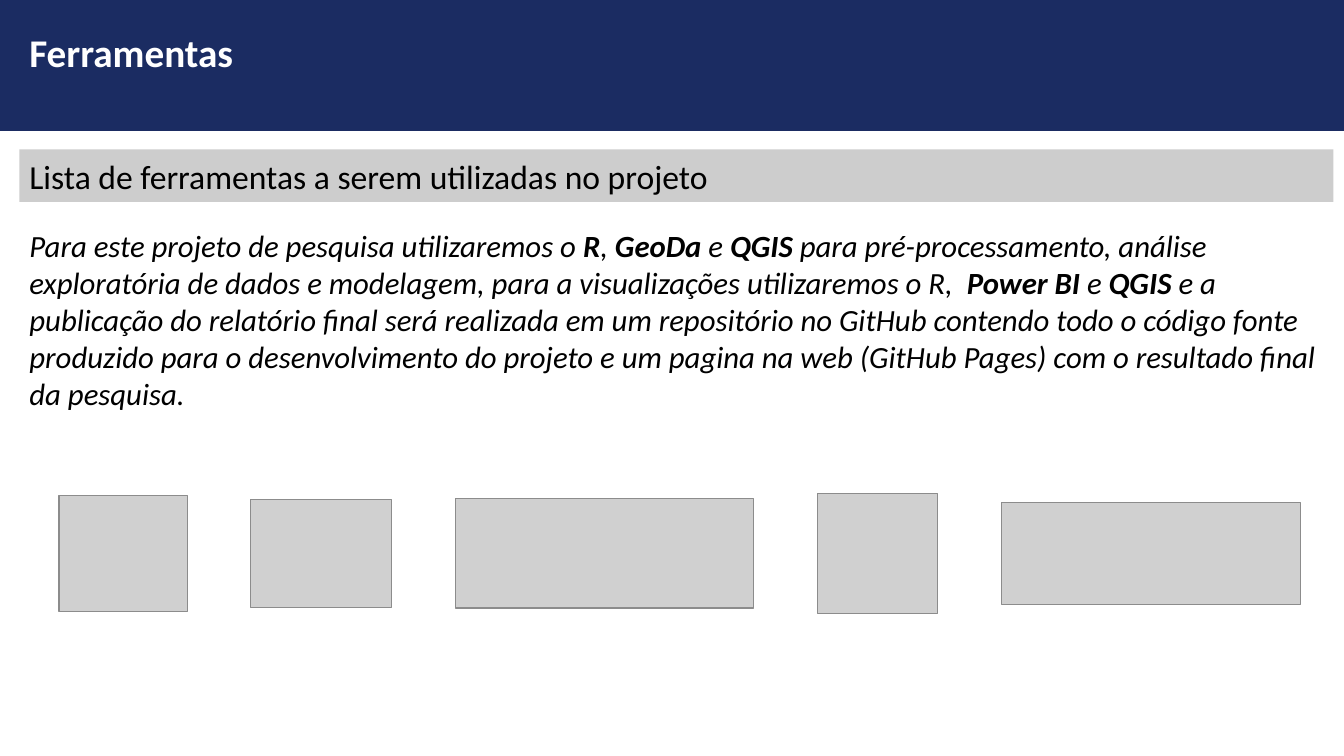
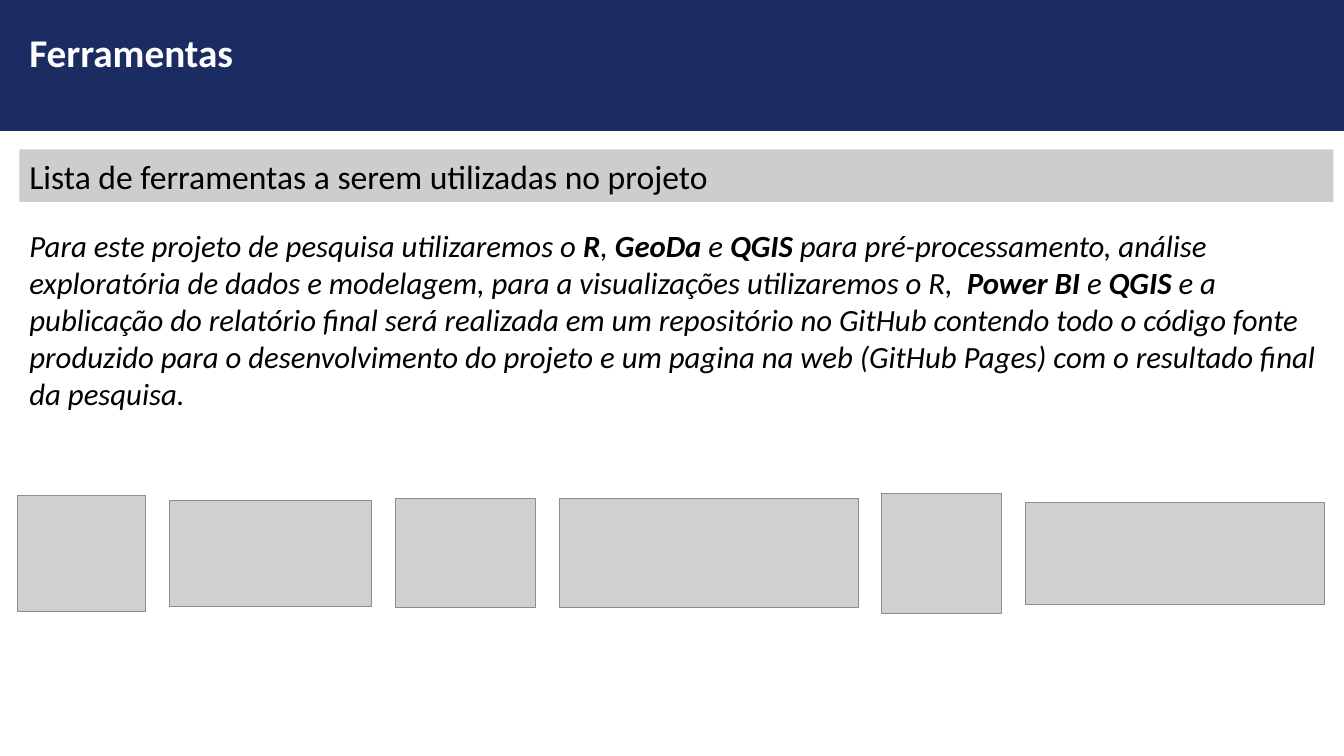
Before and after one commit to ldaniel/fgv-spatial-statistics-applications, a slide deck: slide 9 of documentation/FGV-MBA - Aplicações Estatística Espacial - Pré-Projeto - Grupo 2.pptx (slide 10 before the commit). Drawn at 1344x756 pixels with LibreOffice and Linux fonts; fonts in the diff are those of the drawing; grey boxes stand for pictures; background and template pictures are left out. Boxes give left, top, right and bottom in pixels: in the first picture for what was removed or moved away, otherwise in the second. Text is boxed around its words. In the diff, an @@ line names an element or a change of style, - is before the commit and + after.

```diff
--- a/documentation/FGV-MBA - Aplicações Estatística Espacial - Pré-Projeto - Grupo 2.pptx
+++ b/documentation/FGV-MBA - Aplicações Estatística Espacial - Pré-Projeto - Grupo 2.pptx
@@ picture moved from (x1=59, y1=496, x2=188, y2=612) to (x1=18, y1=496, x2=146, y2=612) @@
@@ picture added at (x1=169, y1=500, x2=372, y2=607) @@
@@ picture moved from (x1=251, y1=499, x2=391, y2=608) to (x1=395, y1=499, x2=535, y2=608) @@
@@ picture moved from (x1=455, y1=499, x2=754, y2=608) to (x1=560, y1=499, x2=859, y2=608) @@
@@ picture moved from (x1=818, y1=494, x2=938, y2=614) to (x1=882, y1=493, x2=1002, y2=613) @@
@@ picture moved from (x1=1002, y1=503, x2=1302, y2=605) to (x1=1025, y1=503, x2=1325, y2=605) @@
```
Also in this commit, not shown: 1 slide removed, 1 other file.
